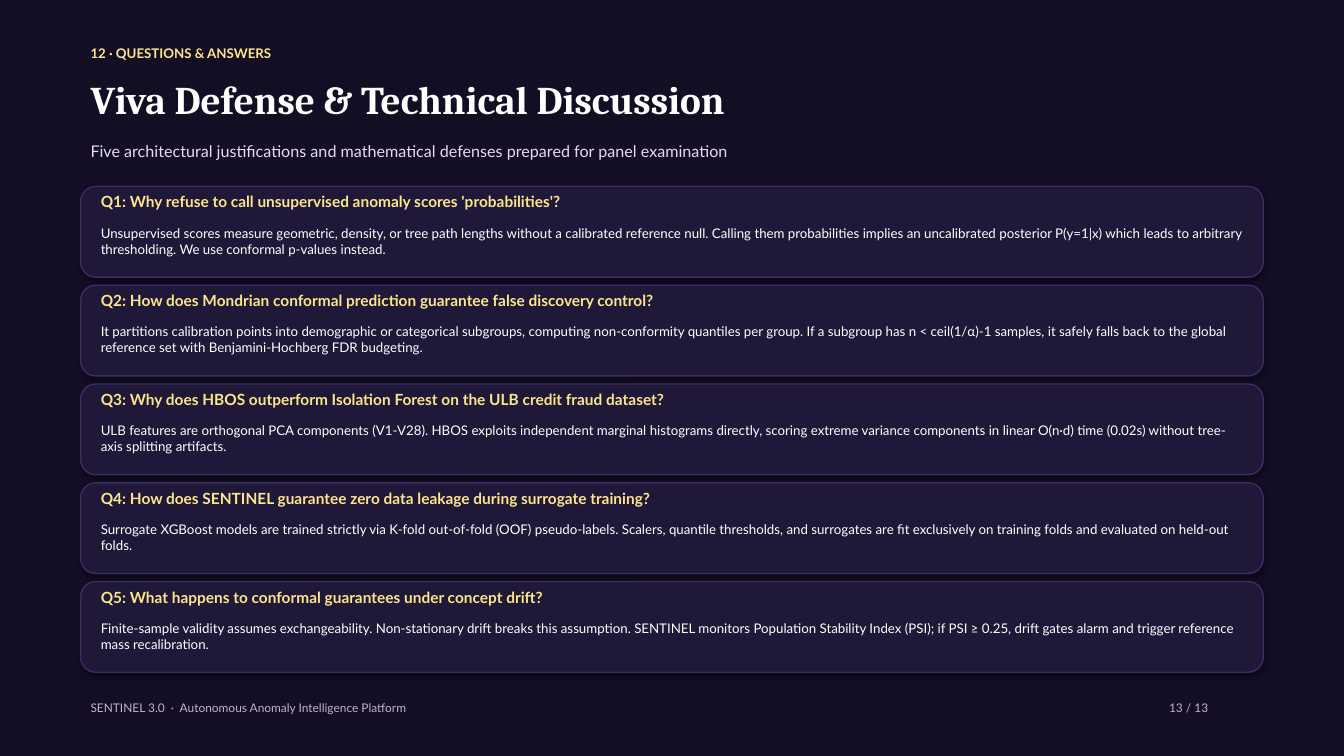
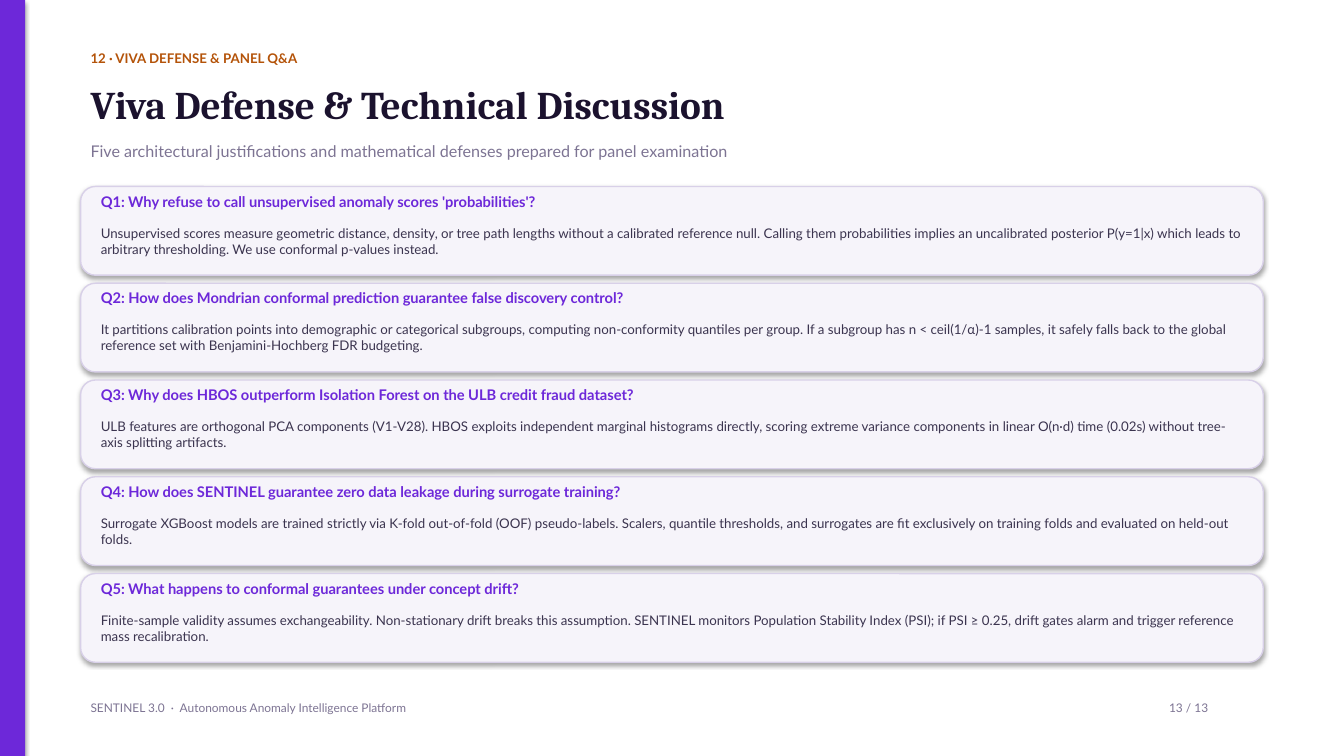
Before and after one commit to rohan1252030019-netizen/explainable-anomaly-detection, a slide deck: slide 13 of presentation/Explainable_Anomaly_Detection_12slides.pptx. Drawn at 1344x756 pixels with LibreOffice and Linux fonts; fonts in the diff are those of the drawing. Boxes give left, top, right and bottom in pixels: in the first picture for what was removed or moved away, otherwise in the second. Text is boxed around its words. In the diff, an @@ line names an element or a change of style, - is before the commit and + after.

Commit message:
fix(presentation): restore high-contrast dark text typography for white slide backgrounds

```diff
--- a/presentation/Explainable_Anomaly_Detection_12slides.pptx
+++ b/presentation/Explainable_Anomaly_Detection_12slides.pptx
@@ rectangle: place and size @@
-rectangle at (0,0,1344,756)
+rectangle at (0,0,25,756)
@@ rectangle at (0,0,25,756): fill #130E24 to #6D28D9; outline #130E24 0.75 pt to none @@
@@ text at (91,53,297,65): text changed; text colour #FDE68A to #B45309 @@
-12 · QUESTIONS & ANSWERS
+12 · VIVA DEFENSE & PANEL Q&A
@@ text "Viva Defense & Technical Discussion" at (91,91,725,120): text colour #FFFFFF to #1B122E @@
@@ text "Five architectural justifications and mathematical ..." at (91,145,728,160): text colour #E4DCF3 to #7D7493 @@
@@ text at (101,228,1241,257): text changed; text colour #FFFFFF to #3B344F @@
-Unsupervised scores measure geometric, density, or tree path lengths without a calibrated reference null. Calling them probabilities implies an uncalibrated posterior P(y=1|x) which leads to arbitrary thresholding. We use conformal p-values instead.
+Unsupervised scores measure geometric distance, density, or tree path lengths without a calibrated reference null. Calling them probabilities implies an uncalibrated posterior P(y=1|x) which leads to arbitrary thresholding. We use conformal p-values instead.
@@ rounded rectangle: place and size @@
-rounded rectangle at (81,285,1263,376)
+rounded rectangle at (81,283,1263,372)
@@ rounded rectangle: place and size @@
-rounded rectangle at (81,384,1263,475)
+rounded rectangle at (81,380,1263,469)
@@ rounded rectangle: place and size @@
-rounded rectangle at (81,483,1263,574)
+rounded rectangle at (81,477,1263,566)
@@ 2 texts, 1 rounded rectangle: place and size @@
-2 texts, 1 rounded rectangle at (81,582,1263,673)
+2 texts, 1 rounded rectangle at (81,574,1263,662)
@@ fill #1F1838 to #F6F4FA; outline #3B2D64 1 pt to #D8D0E8 1 pt in 5 elements at (81,187,1263,275), (81,283,1263,372), (81,380,1263,469), (81,477,1263,566), (81,574,1263,662) @@
@@ size 11 to 10.5 pt, text colour #FDE68A to #6D28D9 in 5 elements at (101,196,535,210), (101,292,624,306), (101,389,634,403), (101,486,621,500), (101,583,519,597) @@
@@ text colour #FFFFFF to #3B344F in 4 elements at (101,324,1226,353), (101,421,1226,450), (101,518,1229,544), (101,615,1233,641) @@
@@ text "SENTINEL 3.0 · Autonomous Anomaly ..." at (91,703,406,714): text colour #BDB2D6 to #7D7493 @@
@@ text "13 / 13" at (1169,703,1208,712): text colour #BDB2D6 to #7D7493 @@
```
Also in this commit, not shown: 12 other slides changed, 2 other files.
